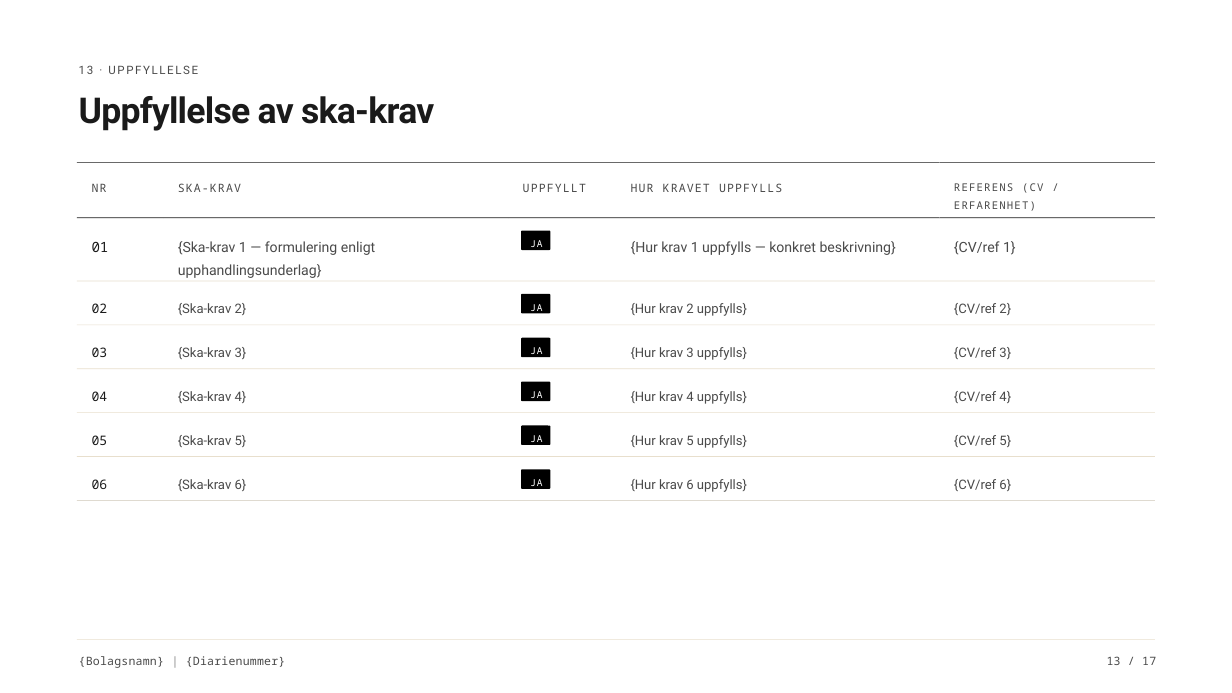
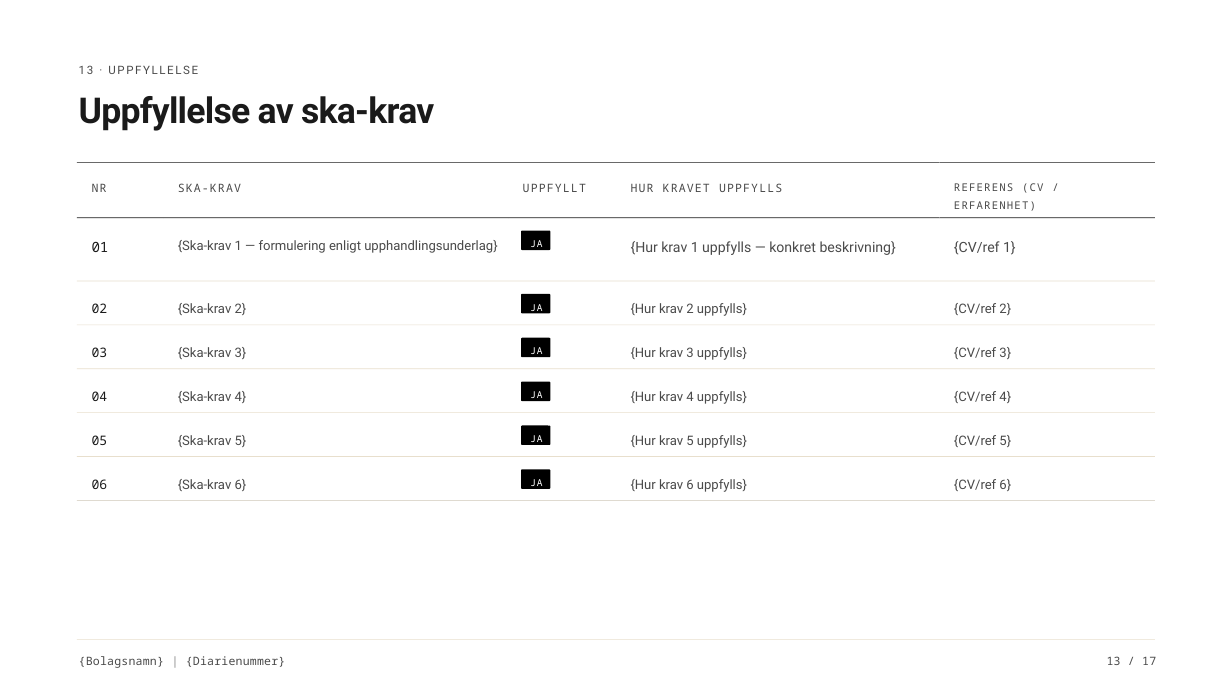
Before and after one commit to DaVincisfather/bidsmith, a slide deck: slide 13 of templates/anbudsmall-v2.pptx. Drawn at 1232x693 pixels with LibreOffice and Linux fonts; fonts in the diff are those of the drawing. Boxes give left, top, right and bottom in pixels: in the first picture for what was removed or moved away, otherwise in the second. Text is boxed around its words. In the diff, an @@ line names an element or a change of style, - is before the commit and + after.

```diff
--- a/templates/anbudsmall-v2.pptx
+++ b/templates/anbudsmall-v2.pptx
@@ text "{Ska-krav 1 — formulering enligt ..." at bbox=[178, 240, 497, 253]: size 16.5 to 15.3 pt @@
```
Also in this commit, not shown: 3 other slides changed, 3 other files.
